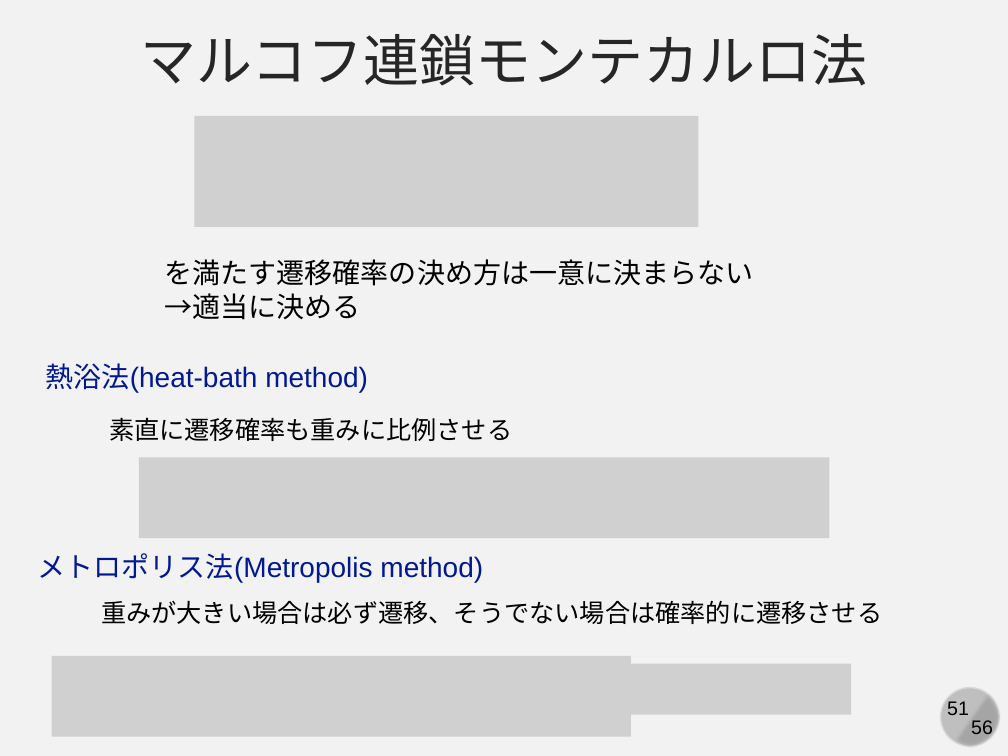
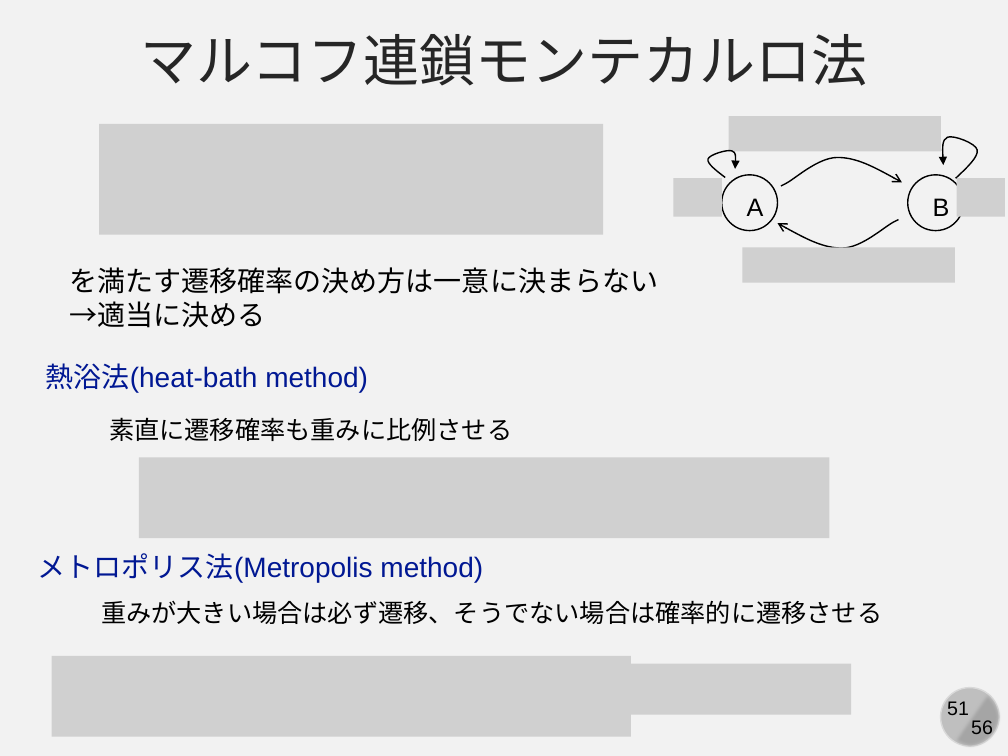
Before and after one commit to kaityo256/simulation_engineering, a slide deck: slide 51 of 02_mc_basic/simulation02.pptx. Drawn at 1008x756 pixels with LibreOffice and Linux fonts; fonts in the diff are those of the drawing; grey boxes stand for pictures. Boxes give left, top, right and bottom in pixels: in the first picture for what was removed or moved away, otherwise in the second. Text is boxed around its words. In the diff, an @@ line names an element or a change of style, - is before the commit and + after.

```diff
--- a/02_mc_basic/simulation02.pptx
+++ b/02_mc_basic/simulation02.pptx
@@ picture: place and size @@
-picture at [195,116,699,227]
+picture at [99,124,603,235]
@@ group added at [673,116,1005,282]: 4 freeform shapes, 4 pictures, 2 ellipses, 2 texts @@
+B
+A
@@ text "を満たす遷移確率の決め方は一意に決まらない": place and size @@
-text "を満たす遷移確率の決め方は一意に決まらない" at [165,259,754,320]
+text "を満たす遷移確率の決め方は一意に決まらない" at [69,267,658,328]
```
Also in this commit, not shown: 12 other slides changed.
